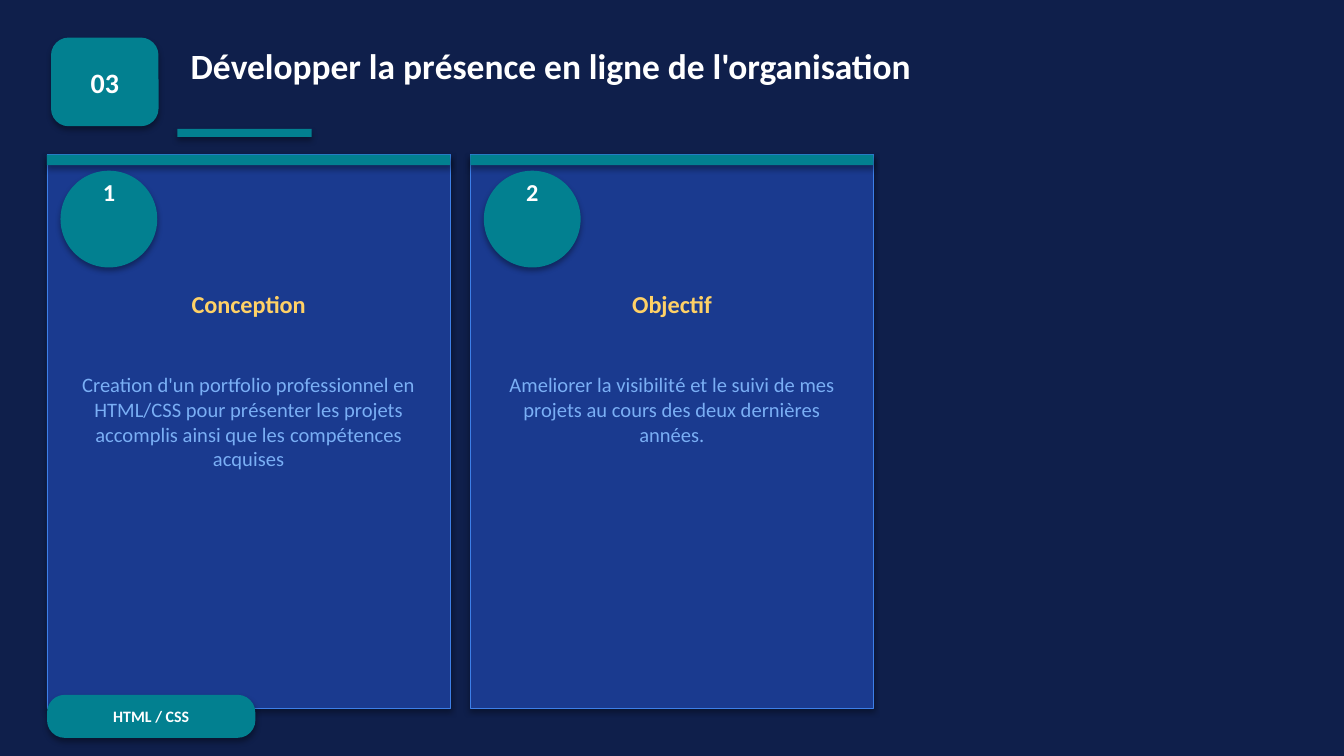
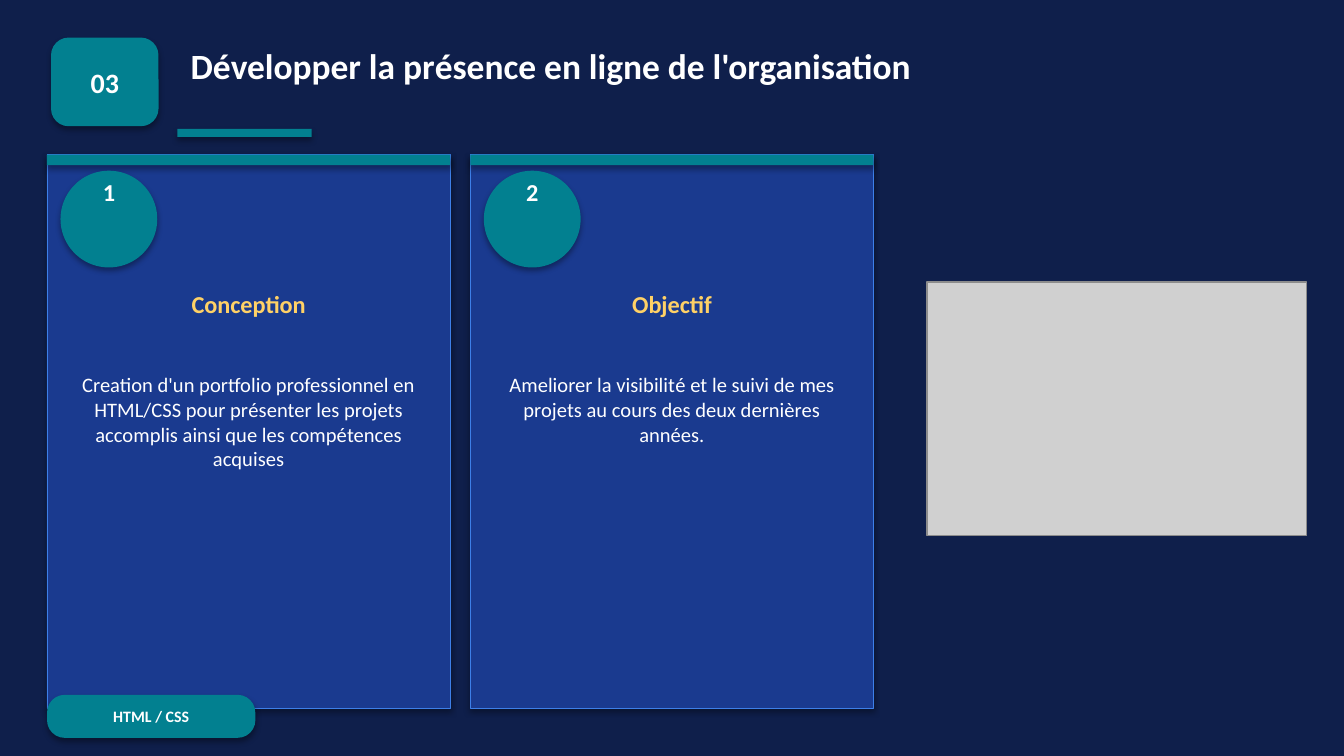
Before and after one commit to Kevincrl/kevincrl.github.io, a slide deck: slide 7 of Compte_Rendu/Presentation_bts_final.pptx. Drawn at 1344x756 pixels with LibreOffice and Linux fonts; fonts in the diff are those of the drawing; grey boxes stand for pictures. Boxes give left, top, right and bottom in pixels: in the first picture for what was removed or moved away, otherwise in the second. Text is boxed around its words. In the diff, an @@ line names an element or a change of style, - is before the commit and + after.

```diff
--- a/Compte_Rendu/Presentation_bts_final.pptx
+++ b/Compte_Rendu/Presentation_bts_final.pptx
@@ picture added at <box>927,282,1306,536</box> @@
@@ text "Creation d'un portfolio professionnel en ..." at <box>82,377,414,470</box>: text colour #7AAFF5 to #FFFFFF @@
@@ text "Ameliorer la visibilité et le ..." at <box>509,377,835,442</box>: text colour #7AAFF5 to #FFFFFF @@
```
Also in this commit, not shown: 5 other slides changed.
